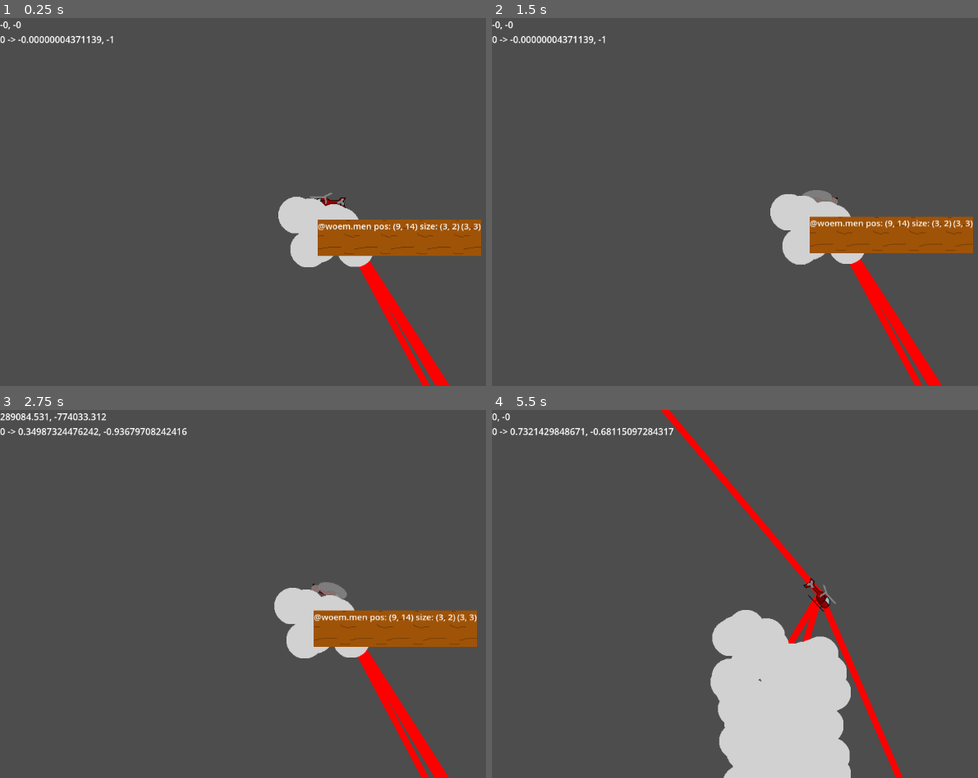
Above: before the commit, frames 1-4 (two rows, left to right).
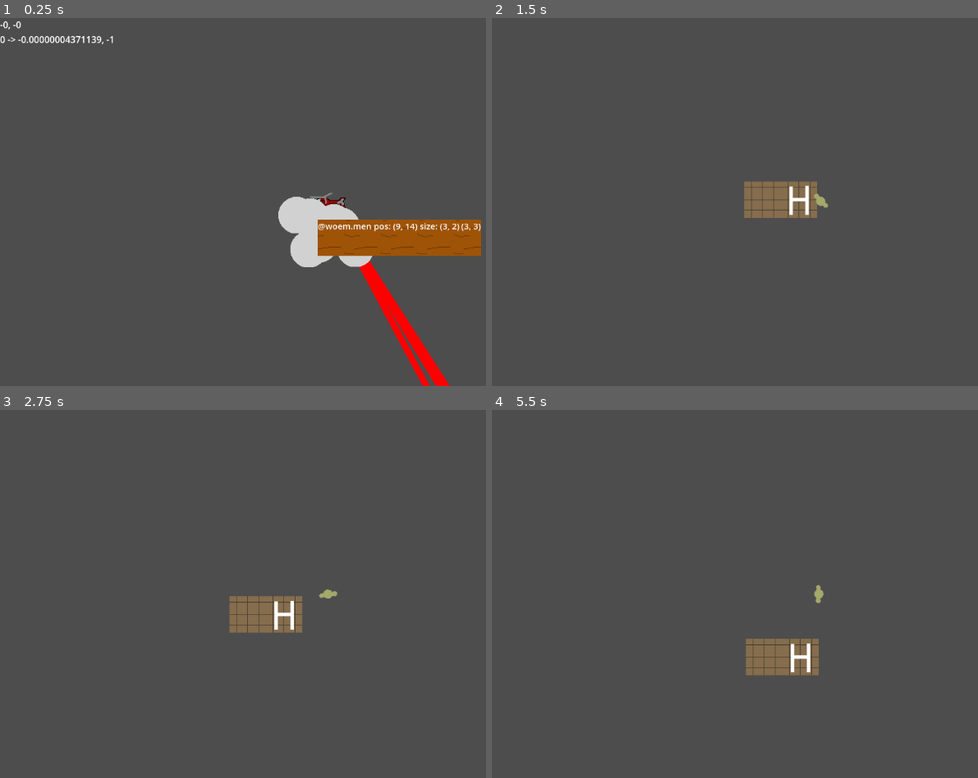
Above: after the commit, the same moments.

Repository: Doubi88/FediExpress
Game: Godot game, scene res://cloud_world.tscn
Same seed, same stepped clock (60 frames per second), same inputs: the game is played once before the commit and once after it.
Inputs:
- Up to frame 1 (0.25 s): no input
- Up to frame 2 (1.5 s): tap Enter (enter_leave vehicle, bound only after the commit) at 0.5, 0.6 s; hold D (yaw right) 0.53-1.28 s; hold S (throttle down) from 1.28 s (still down); tap E (toggle engine) at 1.35 s
- Up to frame 3 (2.75 s): tap Enter (enter_leave vehicle, bound only after the commit) at 1.55, 2.1 s; release S (throttle down) at 2.03 s; hold D (yaw right) from 2.03 s (still down)
- Up to frame 4 (5.5 s): release D (yaw right) at 2.78 s; hold W (throttle up) 2.78-3.53 s; tap Enter (enter_leave vehicle, bound only after the commit) at 2.85, 3.8, 4.35, 5.1 s; hold A (yaw left) 3.53-5.03 s; tap E (toggle engine) at 3.6 s; hold S (throttle down) from 5.03 s (still down)

The runs differ from the first frame. In frame 1, less than 0.1% of the frame differs, in the area x 67-69%, y 50-51%; in frame 2, 7.6%; in frame 3, 8.2%; in frame 4, 13%, in the area x 0-85%, y 0-100%.

Commit message:
Added server world

Diff:
--- a/World/fedi_server.gd
+++ b/CloudWorld/fedi_server.gd
@@ -2,7 +2,7 @@
 
 class_name FediServer
 
-@onready var cloud_part_icon = preload("res://World/cloud_circle_64.png")
+@onready var cloud_part_icon = preload("res://CloudWorld/cloud_circle_64.png")
 
 @onready var collision_shape = $CollisionShape2D
 @onready var icon_parent = $IconParent
--- a/World/fedi_server.tscn
+++ b/CloudWorld/fedi_server.tscn
@@ -1,15 +1,15 @@
 [gd_scene load_steps=6 format=3 uid="uid://dioyqkbgskwl5"]
 
-[ext_resource type="Script" path="res://World/fedi_server.gd" id="1_0upif"]
-[ext_resource type="Theme" uid="uid://ochiaokyyqk4" path="res://theme.tres" id="2_wwjhh"]
-[ext_resource type="Script" path="res://World/NameLabel.gd" id="3_w5wxv"]
-[ext_resource type="Texture2D" uid="uid://sl7dfr4a52fs" path="res://World/wood.png" id="3_y7f3i"]
+[ext_resource type="Script" path="res://CloudWorld/fedi_server.gd" id="1_insyf"]
+[ext_resource type="Script" path="res://CloudWorld/NameLabel.gd" id="2_kh2e0"]
+[ext_resource type="Texture2D" uid="uid://sl7dfr4a52fs" path="res://CloudWorld/wood.png" id="3_8d7px"]
+[ext_resource type="Theme" uid="uid://ochiaokyyqk4" path="res://theme.tres" id="4_7bo8b"]
 
 [sub_resource type="RectangleShape2D" id="RectangleShape2D_rvjq7"]
 size = Vector2(128, 128)
 
 [node name="FediServer" type="StaticBody2D"]
-script = ExtResource("1_0upif")
+script = ExtResource("1_insyf")
 
 [node name="IconParent" type="Node" parent="."]
 
@@ -17,14 +17,14 @@
 shape = SubResource("RectangleShape2D_rvjq7")
 
 [node name="NameSign" type="Node" parent="."]
-script = ExtResource("3_w5wxv")
+script = ExtResource("2_kh2e0")
 
 [node name="TextureRect" type="TextureRect" parent="NameSign"]
 offset_left = -18.0
 offset_top = -24.0
 offset_right = 51.0
 offset_bottom = 40.0
-texture = ExtResource("3_y7f3i")
+texture = ExtResource("3_8d7px")
 stretch_mode = 1
 
 [node name="NameLabel" type="Label" parent="NameSign"]
--- a/TargetCamera.gd
+++ b/TargetCamera.gd
@@ -1,4 +1,6 @@
 extends Camera2D
+
+class_name TargetCamera
 
 @export var target: Node2D
 
--- /dev/null
+++ b/TopDownWorld/server_world.gd
@@ -0,0 +1,36 @@
+extends Node2D
+
+var cobble_floor = preload("res://TopDownWorld/CobblePlaceholder.png")
+var house = preload("res://TopDownWorld/HousePlaceholder.png")
+
+@onready var tiles_parent = $TilesParent
+
+@onready var landing_pad = $TilesParent/HeliLanding
+
+@export var server_data: FediServerData
+
+var created_view = false
+
+func _process(delta):
+	var direction = randi_range(0, 3)
+
+	if not created_view:
+		created_view = true
+		var current_pos = landing_pad.position
+		for account in server_data.accounts:
+			var sprite = Sprite2D.new()
+			tiles_parent.add_child(sprite)
+			sprite.texture = cobble_floor
+
+			var add = Vector2.ZERO
+			if direction == 0:
+				add.x = -64
+			elif direction == 1:
+				add.y = -64
+			if direction == 2:
+				add.x = 64
+			elif direction == 3:
+				add.y = 64
+
+			sprite.position = current_pos + add
+			current_pos = sprite.position
--- /dev/null
+++ b/TopDownWorld/server_world.tscn
@@ -0,0 +1,24 @@
+[gd_scene load_steps=5 format=3 uid="uid://de077qmf65hq4"]
+
+[ext_resource type="Script" path="res://TopDownWorld/server_world.gd" id="1_t6ntf"]
+[ext_resource type="Texture2D" uid="uid://v6qgxtmh5whj" path="res://TopDownWorld/HeliLanding.png" id="2_1m5w0"]
+[ext_resource type="Script" path="res://TargetCamera.gd" id="3_s6wta"]
+[ext_resource type="PackedScene" uid="uid://1bxnxjuqhb07" path="res://TopDownWorld/top_down_player.tscn" id="4_oxbcu"]
+
+[node name="ServerWorld" type="Node2D"]
+script = ExtResource("1_t6ntf")
+
+[node name="TilesParent" type="Node" parent="."]
+
+[node name="HeliLanding" type="Sprite2D" parent="TilesParent"]
+position = Vector2(3, -1)
+texture = ExtResource("2_1m5w0")
+
+[node name="TargetCamera" type="Camera2D" parent="." node_paths=PackedStringArray("target")]
+script = ExtResource("3_s6wta")
+target = NodePath("../Node/TopDownPlayer")
+
+[node name="Node" type="Node" parent="."]
+
+[node name="TopDownPlayer" parent="Node" instance=ExtResource("4_oxbcu")]
+position = Vector2(27, 16)
--- /dev/null
+++ b/TopDownWorld/top_down_player.gd
@@ -0,0 +1,18 @@
+extends CharacterBody2D
+
+@export var speed = 100
+
+# Called every frame. 'delta' is the elapsed time since the previous frame.
+func _process(delta: float) -> void:
+	var new_velocity = 0;
+	if Input.is_action_pressed("walk forward"):
+		new_velocity += speed
+	if Input.is_action_pressed("walk backward"):
+		new_velocity -= speed
+	if Input.is_action_pressed("walk right"):
+		rotation_degrees += 3
+	if Input.is_action_pressed("walk left"):
+		rotation_degrees -= 3
+
+	velocity = lerp(velocity, new_velocity * Vector2.from_angle(rotation), 0.8)
+	move_and_slide()
--- /dev/null
+++ b/TopDownWorld/top_down_player.tscn
@@ -0,0 +1,18 @@
+[gd_scene load_steps=4 format=3 uid="uid://1bxnxjuqhb07"]
+
+[ext_resource type="Texture2D" uid="uid://vukogqs230vn" path="res://HumanPlaceholder.png" id="1_67msp"]
+[ext_resource type="Script" path="res://TopDownWorld/top_down_player.gd" id="1_rc4vk"]
+
+[sub_resource type="CapsuleShape2D" id="CapsuleShape2D_urcc8"]
+radius = 8.0
+height = 32.0
+
+[node name="TopDownPlayer" type="CharacterBody2D"]
+script = ExtResource("1_rc4vk")
+
+[node name="HumanPlaceholder" type="Sprite2D" parent="."]
+rotation = 1.5708
+texture = ExtResource("1_67msp")
+
+[node name="CollisionShape2D" type="CollisionShape2D" parent="."]
+shape = SubResource("CapsuleShape2D_urcc8")
--- a/Vehicles/helicopter.gd
+++ b/Vehicles/helicopter.gd
@@ -14,6 +14,9 @@
 var gravity = Vector2.ZERO
 var direction = -1
 
+func _draw():
+	draw_line(Vector2.ZERO, Vector2(0, 64), Color.BLUE, 10)
+
 func _physics_process(delta):
 	var up_vector = Vector2.from_angle(rotation - (PI / 2.0))
 	var up_force_length = throttle * mass * (-gravity.y * up_vector).y
@@ -28,6 +31,14 @@
 	elif (direction > 0 && linear_velocity.x < -5):
 		sprite.flip_h = false
 		direction = -1
+
+	if Input.is_action_just_pressed("enter_leave vehicle"):
+		var landed_server = is_landed()
+		if landed_server != null:
+			var server_scene = preload("res://TopDownWorld/server_world.tscn").instantiate()
+			server_scene.server_data = landed_server.server_data
+			get_tree().root.add_child(server_scene)
+			get_node("/root/CloudWorld").queue_free()
 
 func _integrate_forces(state: PhysicsDirectBodyState2D):
 	gravity = state.total_gravity
@@ -46,3 +57,18 @@
 	else:
 		throttle = 0
 		rotation_rate = 0
+
+
+func is_landed() -> FediServer:
+	if not engine_on:
+		var space_state = get_world_2d().direct_space_state
+		# use global coordinates, not local to node
+		var query = PhysicsRayQueryParameters2D.create(position, position + Vector2(0, 64))
+		query.exclude = [self]
+		var result = space_state.intersect_ray(query)
+		if not result.is_empty() and (result.collider is FediServer):
+			return result.collider
+		else:
+			return null
+	else:
+		return null
--- a/cloud_world.gd
+++ b/cloud_world.gd
@@ -5,7 +5,7 @@
 
 var vehicle: Helicopter
 
-@onready var server_scene = preload("res://World/fedi_server.tscn")
+@onready var server_scene = preload("res://CloudWorld/fedi_server.tscn")
 @onready var heli_scene = preload("res://Vehicles/helicopter.tscn")
 
 var servers: Array[FediServer] = []
--- a/project.godot
+++ b/project.godot
@@ -50,3 +50,28 @@
 "events": [Object(InputEventKey,"resource_local_to_scene":false,"resource_name":"","device":-1,"window_id":0,"alt_pressed":false,"shift_pressed":false,"ctrl_pressed":false,"meta_pressed":false,"pressed":false,"keycode":0,"physical_keycode":69,"key_label":0,"unicode":101,"echo":false,"script":null)
 ]
 }
+"enter_leave vehicle"={
+"deadzone": 0.5,
+"events": [Object(InputEventKey,"resource_local_to_scene":false,"resource_name":"","device":-1,"window_id":0,"alt_pressed":false,"shift_pressed":false,"ctrl_pressed":false,"meta_pressed":false,"pressed":false,"keycode":0,"physical_keycode":4194309,"key_label":0,"unicode":0,"echo":false,"script":null)
+]
+}
+"walk forward"={
+"deadzone": 0.5,
+"events": [Object(InputEventKey,"resource_local_to_scene":false,"resource_name":"","device":-1,"window_id":0,"alt_pressed":false,"shift_pressed":false,"ctrl_pressed":false,"meta_pressed":false,"pressed":false,"keycode":0,"physical_keycode":87,"key_label":0,"unicode":119,"echo":false,"script":null)
+]
+}
+"walk backward"={
+"deadzone": 0.5,
+"events": [Object(InputEventKey,"resource_local_to_scene":false,"resource_name":"","device":-1,"window_id":0,"alt_pressed":false,"shift_pressed":false,"ctrl_pressed":false,"meta_pressed":false,"pressed":false,"keycode":0,"physical_keycode":83,"key_label":0,"unicode":115,"echo":false,"script":null)
+]
+}
+"walk right"={
+"deadzone": 0.5,
+"events": [Object(InputEventKey,"resource_local_to_scene":false,"resource_name":"","device":-1,"window_id":0,"alt_pressed":false,"shift_pressed":false,"ctrl_pressed":false,"meta_pressed":false,"pressed":false,"keycode":0,"physical_keycode":68,"key_label":0,"unicode":100,"echo":false,"script":null)
+]
+}
+"walk left"={
+"deadzone": 0.5,
+"events": [Object(InputEventKey,"resource_local_to_scene":false,"resource_name":"","device":-1,"window_id":0,"alt_pressed":false,"shift_pressed":false,"ctrl_pressed":false,"meta_pressed":false,"pressed":false,"keycode":0,"physical_keycode":65,"key_label":0,"unicode":97,"echo":false,"script":null)
+]
+}
Renamed: World/NameLabel.gd -> CloudWorld/NameLabel.gd
Renamed: World/cloud_circle.png -> CloudWorld/cloud_circle.png
Not shown, added: CloudWorld/cloud_circle.png.import
Renamed: World/cloud_circle_64.png -> CloudWorld/cloud_circle_64.png
Not shown, changed: CloudWorld/cloud_circle_64.png.import
Renamed: World/fedi_account_data.gd -> CloudWorld/fedi_account_data.gd
Not shown: 1 places in CloudWorld/fedi_server.tscn that only renumber resources
Renamed: World/fedi_server_data.gd -> CloudWorld/fedi_server_data.gd
Renamed: World/wood.png -> CloudWorld/wood.png
Not shown, added: CloudWorld/wood.png.import
Binary file added: HumanPlaceholder.png
Not shown, changed: HumanPlaceholder.png.import
(and 6 more such lines)
